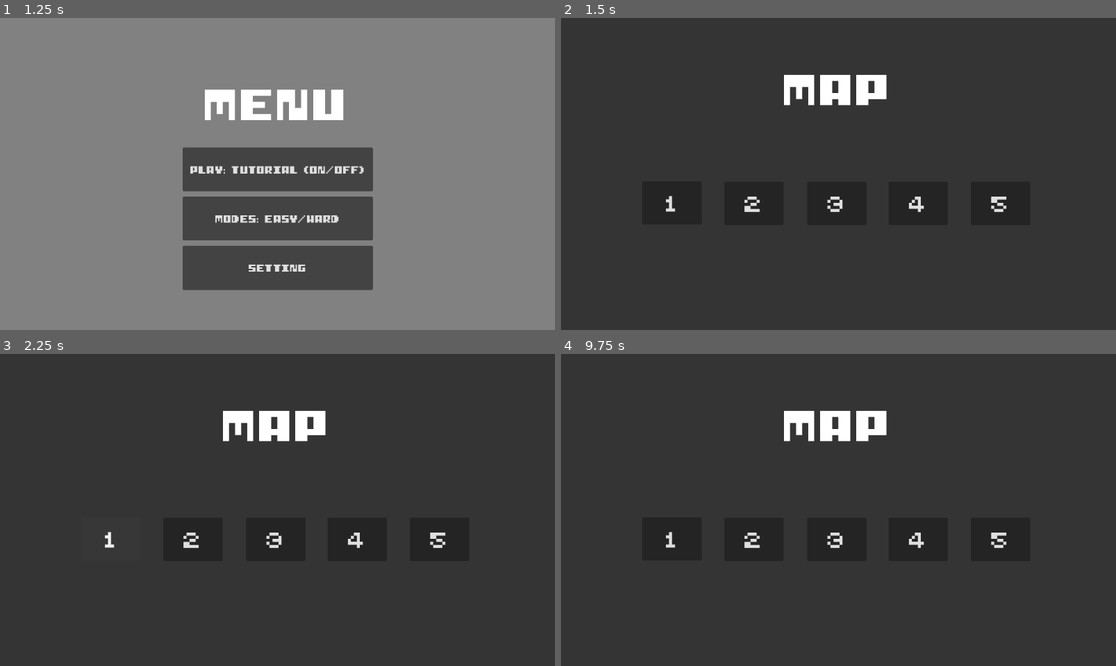
Above: before the commit, frames 1-4 (two rows, left to right).
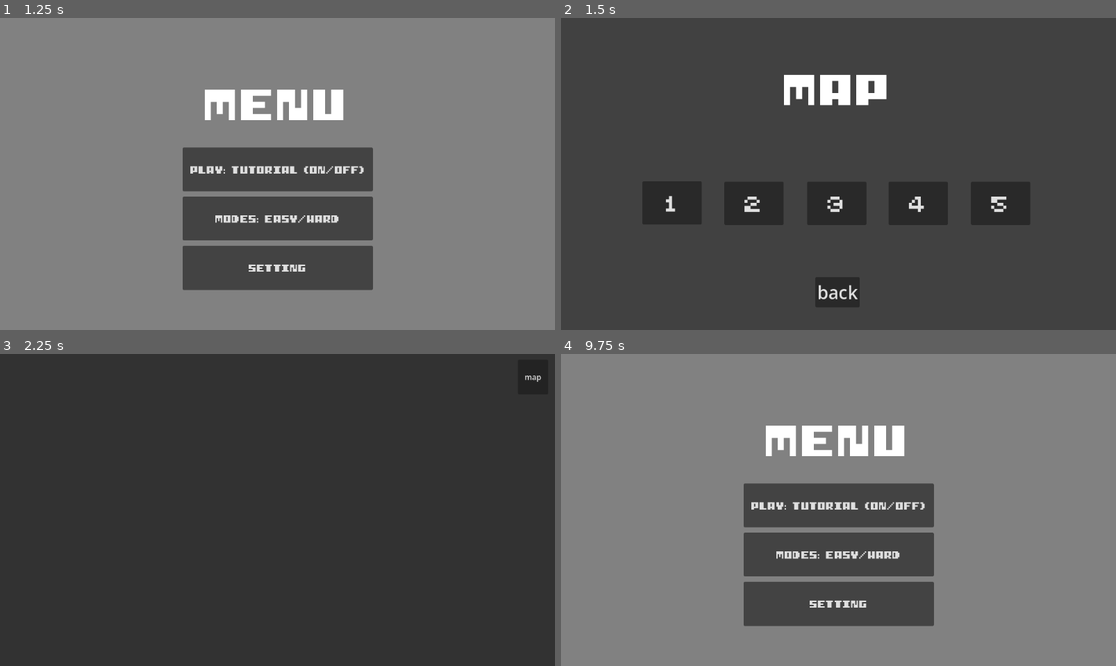
Above: after the commit, the same moments.

Repository: Hikmah999/Hikmah12DGT
Game: Godot game, scene res://scenes/homescreen.tscn
Two runs of this game, one before a commit and one after it. Both use one fixed random seed, a clock stepped at 60 frames per second and the inputs below.
Inputs (mouse positions are in pixels of both pictures, inside the frame that each line leads up to):
- Up to frame 1 (1.25 s): click "START" at 0.5 s
- Up to frame 2 (1.5 s): click "PLAY: TUTORIAL (ON/OFF)" at 1.25 s
- Up to frame 3 (2.25 s): click "1" at 2 s
- Up to frame 4 (9.75 s): click (1093, 375) at 2.75 s, where only the run after the commit has a clickable "map"; click "2" at 3.5 s; click (1093, 375) at 4.25 s, where only the run after the commit has a clickable "map"; click "3" at 5 s; click (1093, 375) at 5.75 s, where only the run after the commit has a clickable "map"; click "4" at 6.5 s; click (1093, 375) at 7.25 s, where only the run after the commit has a clickable "map"; click "5" at 8 s; click (1093, 375) at 8.75 s, where only the run after the commit has a clickable "map"; click (838, 628) at 9.5 s, where only the run after the commit has a clickable "back"

Frame 1 is identical in both runs. In frame 2, 0.1% of the frame differs, in the area x 46-54%, y 85-91%; in frame 3, 1.8%; in frame 4, 89%, in the area x 0-100%, y 0-100%.

Commit message:
9/06/2026 changes
map connections

Diff:
--- /dev/null
+++ b/new-game-project/back_to_menu.gd
@@ -0,0 +1,15 @@
+extends Button
+
+
+# Called when the node enters the scene tree for the first time.
+func _ready() -> void:
+	pass # Replace with function body.
+
+
+# Called every frame. 'delta' is the elapsed time since the previous frame.
+func _process(delta: float) -> void:
+	pass
+
+
+func _on_pressed() -> void:
+	get_tree().change_scene_to_file("res://menu.tscn")
--- a/new-game-project/level_1.tscn
+++ b/new-game-project/level_1.tscn
@@ -1,4 +1,6 @@
 [gd_scene format=3 uid="uid://l1dhtqji1d6x"]
+
+[ext_resource type="Script" uid="uid://cga8t7fc2xrgi" path="res://level_1_map.gd" id="1_3hls8"]
 
 [node name="Level 1" type="Control" unique_id=74430685]
 layout_mode = 3
@@ -7,3 +9,23 @@
 anchor_bottom = 1.0
 grow_horizontal = 2
 grow_vertical = 2
+
+[node name="ColorRect" type="ColorRect" parent="." unique_id=1468039462]
+layout_mode = 1
+anchors_preset = 15
+anchor_right = 1.0
+anchor_bottom = 1.0
+grow_horizontal = 2
+grow_vertical = 2
+color = Color(0.19793725, 0.19793722, 0.19793722, 1)
+
+[node name="level 1 map" type="Button" parent="." unique_id=1009447165]
+layout_mode = 0
+offset_left = 1075.0
+offset_top = 12.0
+offset_right = 1138.0
+offset_bottom = 84.0
+text = "map"
+script = ExtResource("1_3hls8")
+
+[connection signal="pressed" from="level 1 map" to="level 1 map" method="_on_pressed"]
--- /dev/null
+++ b/new-game-project/level_1_button.gd
@@ -0,0 +1,15 @@
+extends Button
+
+
+# Called when the node enters the scene tree for the first time.
+func _ready() -> void:
+	pass # Replace with function body.
+
+
+# Called every frame. 'delta' is the elapsed time since the previous frame.
+func _process(delta: float) -> void:
+	pass
+
+
+func _on_pressed() -> void:
+	get_tree().change_scene_to_file("res://level_1.tscn")
--- /dev/null
+++ b/new-game-project/level_1_map.gd
@@ -0,0 +1,15 @@
+extends Button
+
+
+# Called when the node enters the scene tree for the first time.
+func _ready() -> void:
+	pass # Replace with function body.
+
+
+# Called every frame. 'delta' is the elapsed time since the previous frame.
+func _process(delta: float) -> void:
+	pass
+
+
+func _on_pressed() -> void:
+	get_tree().change_scene_to_file("res://map.tscn")
--- a/new-game-project/level_2.tscn
+++ b/new-game-project/level_2.tscn
@@ -1,9 +1,31 @@
 [gd_scene format=3 uid="uid://b16cmc86ys7qa"]
 
-[node name="Control" type="Control" unique_id=1157338586]
+[ext_resource type="Script" uid="uid://dy135h53u1tio" path="res://level_2_map.gd" id="1_jg0dc"]
+
+[node name="level2" type="Control" unique_id=1157338586]
 layout_mode = 3
 anchors_preset = 15
 anchor_right = 1.0
 anchor_bottom = 1.0
 grow_horizontal = 2
 grow_vertical = 2
+
+[node name="ColorRect" type="ColorRect" parent="." unique_id=1536072205]
+layout_mode = 1
+anchors_preset = 15
+anchor_right = 1.0
+anchor_bottom = 1.0
+grow_horizontal = 2
+grow_vertical = 2
+color = Color(0.22670749, 0.22670749, 0.22670746, 1)
+
+[node name="level 2 map" type="Button" parent="." unique_id=1630020799]
+layout_mode = 0
+offset_left = 1075.0
+offset_top = 12.0
+offset_right = 1138.0
+offset_bottom = 84.0
+text = "map"
+script = ExtResource("1_jg0dc")
+
+[connection signal="pressed" from="level 2 map" to="level 2 map" method="_on_pressed"]
--- /dev/null
+++ b/new-game-project/level_2_button.gd
@@ -0,0 +1,15 @@
+extends Button
+
+
+# Called when the node enters the scene tree for the first time.
+func _ready() -> void:
+	pass # Replace with function body.
+
+
+# Called every frame. 'delta' is the elapsed time since the previous frame.
+func _process(delta: float) -> void:
+	pass
+
+
+func _on_pressed() -> void:
+	get_tree().change_scene_to_file("res://level_2.tscn")
--- /dev/null
+++ b/new-game-project/level_2_map.gd
@@ -0,0 +1,15 @@
+extends Button
+
+
+# Called when the node enters the scene tree for the first time.
+func _ready() -> void:
+	pass # Replace with function body.
+
+
+# Called every frame. 'delta' is the elapsed time since the previous frame.
+func _process(delta: float) -> void:
+	pass
+
+
+func _on_pressed() -> void:
+	get_tree().change_scene_to_file("res://map.tscn")
--- a/new-game-project/level_3.tscn
+++ b/new-game-project/level_3.tscn
@@ -1,9 +1,31 @@
 [gd_scene format=3 uid="uid://dhrlh58k2ijcx"]
 
-[node name="Control" type="Control" unique_id=2100149786]
+[ext_resource type="Script" uid="uid://b6iedmfe5u7vh" path="res://level_3_map.gd" id="1_ayd5w"]
+
+[node name="level 3" type="Control" unique_id=2100149786]
 layout_mode = 3
 anchors_preset = 15
 anchor_right = 1.0
 anchor_bottom = 1.0
 grow_horizontal = 2
 grow_vertical = 2
+
+[node name="ColorRect" type="ColorRect" parent="." unique_id=1328408373]
+layout_mode = 1
+anchors_preset = 15
+anchor_right = 1.0
+anchor_bottom = 1.0
+grow_horizontal = 2
+grow_vertical = 2
+color = Color(0.19434929, 0.19434926, 0.19434926, 1)
+
+[node name="level 3 map" type="Button" parent="." unique_id=681659180]
+layout_mode = 0
+offset_left = 1075.0
+offset_top = 12.0
+offset_right = 1138.0
+offset_bottom = 84.0
+text = "map"
+script = ExtResource("1_ayd5w")
+
+[connection signal="pressed" from="level 3 map" to="level 3 map" method="_on_pressed"]
--- /dev/null
+++ b/new-game-project/level_3_button.gd
@@ -0,0 +1,15 @@
+extends Button
+
+
+# Called when the node enters the scene tree for the first time.
+func _ready() -> void:
+	pass # Replace with function body.
+
+
+# Called every frame. 'delta' is the elapsed time since the previous frame.
+func _process(delta: float) -> void:
+	pass
+
+
+func _on_pressed() -> void:
+	get_tree().change_scene_to_file("res://level_3.tscn")
--- /dev/null
+++ b/new-game-project/level_3_map.gd
@@ -0,0 +1,15 @@
+extends Button
+
+
+# Called when the node enters the scene tree for the first time.
+func _ready() -> void:
+	pass # Replace with function body.
+
+
+# Called every frame. 'delta' is the elapsed time since the previous frame.
+func _process(delta: float) -> void:
+	pass
+
+
+func _on_pressed() -> void:
+	get_tree().change_scene_to_file("res://map.tscn")
--- a/new-game-project/level_4.tscn
+++ b/new-game-project/level_4.tscn
@@ -1,9 +1,31 @@
 [gd_scene format=3 uid="uid://bp5xqx0p6pvql"]
 
-[node name="level4" type="Control" unique_id=707994456]
+[ext_resource type="Script" uid="uid://1v5u4coiokng" path="res://level_4_map.gd" id="1_5pu08"]
+
+[node name="level 4" type="Control" unique_id=707994456]
 layout_mode = 3
 anchors_preset = 15
 anchor_right = 1.0
 anchor_bottom = 1.0
 grow_horizontal = 2
 grow_vertical = 2
+
+[node name="ColorRect" type="ColorRect" parent="." unique_id=651273148]
+layout_mode = 1
+anchors_preset = 15
+anchor_right = 1.0
+anchor_bottom = 1.0
+grow_horizontal = 2
+grow_vertical = 2
+color = Color(0.18000486, 0.18000486, 0.18000486, 1)
+
+[node name="level 4 map" type="Button" parent="." unique_id=1876695450]
+layout_mode = 0
+offset_left = 1075.0
+offset_top = 12.0
+offset_right = 1138.0
+offset_bottom = 84.0
+text = "map"
+script = ExtResource("1_5pu08")
+
+[connection signal="pressed" from="level 4 map" to="level 4 map" method="_on_pressed"]
--- /dev/null
+++ b/new-game-project/level_4_button.gd
@@ -0,0 +1,15 @@
+extends Button
+
+
+# Called when the node enters the scene tree for the first time.
+func _ready() -> void:
+	pass # Replace with function body.
+
+
+# Called every frame. 'delta' is the elapsed time since the previous frame.
+func _process(delta: float) -> void:
+	pass
+
+
+func _on_pressed() -> void:
+	get_tree().change_scene_to_file("res://level_4.tscn")
--- /dev/null
+++ b/new-game-project/level_4_map.gd
@@ -0,0 +1,15 @@
+extends Button
+
+
+# Called when the node enters the scene tree for the first time.
+func _ready() -> void:
+	pass # Replace with function body.
+
+
+# Called every frame. 'delta' is the elapsed time since the previous frame.
+func _process(delta: float) -> void:
+	pass
+
+
+func _on_pressed() -> void:
+	get_tree().change_scene_to_file("res://map.tscn")
--- a/new-game-project/level_5.tscn
+++ b/new-game-project/level_5.tscn
@@ -1,9 +1,31 @@
 [gd_scene format=3 uid="uid://cp74qto3fhp5w"]
 
-[node name="Control" type="Control" unique_id=1927854611]
+[ext_resource type="Script" uid="uid://dl6k5of6pge73" path="res://level_5_map.gd" id="1_t3h5c"]
+
+[node name="level 5" type="Control" unique_id=1927854611]
 layout_mode = 3
 anchors_preset = 15
 anchor_right = 1.0
 anchor_bottom = 1.0
 grow_horizontal = 2
 grow_vertical = 2
+
+[node name="ColorRect" type="ColorRect" parent="." unique_id=245759294]
+layout_mode = 1
+anchors_preset = 15
+anchor_right = 1.0
+anchor_bottom = 1.0
+grow_horizontal = 2
+grow_vertical = 2
+color = Color(0.23031491, 0.23031494, 0.23031494, 1)
+
+[node name="level 5 map" type="Button" parent="." unique_id=466567942]
+layout_mode = 0
+offset_left = 1075.0
+offset_top = 12.0
+offset_right = 1138.0
+offset_bottom = 84.0
+text = "map"
+script = ExtResource("1_t3h5c")
+
+[connection signal="pressed" from="level 5 map" to="level 5 map" method="_on_pressed"]
--- /dev/null
+++ b/new-game-project/level_5_button.gd
@@ -0,0 +1,15 @@
+extends Button
+
+
+# Called when the node enters the scene tree for the first time.
+func _ready() -> void:
+	pass # Replace with function body.
+
+
+# Called every frame. 'delta' is the elapsed time since the previous frame.
+func _process(delta: float) -> void:
+	pass
+
+
+func _on_pressed() -> void:
+	get_tree().change_scene_to_file("res://level_5.tscn")
--- /dev/null
+++ b/new-game-project/level_5_map.gd
@@ -0,0 +1,15 @@
+extends Button
+
+
+# Called when the node enters the scene tree for the first time.
+func _ready() -> void:
+	pass # Replace with function body.
+
+
+# Called every frame. 'delta' is the elapsed time since the previous frame.
+func _process(delta: float) -> void:
+	pass
+
+
+func _on_pressed() -> void:
+	get_tree().change_scene_to_file("res://map.tscn")
--- a/new-game-project/map.tscn
+++ b/new-game-project/map.tscn
@@ -1,6 +1,12 @@
 [gd_scene format=3 uid="uid://2i40l6ds35ry"]
 
 [ext_resource type="FontFile" uid="uid://kakemuqg7gk7" path="res://I-pixel-u.ttf" id="1_c7s6e"]
+[ext_resource type="Script" uid="uid://dq0xju2mnp0uk" path="res://level_1_button.gd" id="2_wijl4"]
+[ext_resource type="Script" uid="uid://c8c123eldqc03" path="res://level_2_button.gd" id="3_71pa8"]
+[ext_resource type="Script" uid="uid://b08rojgjmj4r2" path="res://level_3_button.gd" id="4_05x41"]
+[ext_resource type="Script" uid="uid://bxr4mx1p4cf34" path="res://level_4_button.gd" id="5_gqbix"]
+[ext_resource type="Script" uid="uid://ce5efnlfhcf86" path="res://level_5_button.gd" id="6_oysan"]
+[ext_resource type="Script" uid="uid://ch46i5nfqkjxv" path="res://back_to_menu.gd" id="7_sb2pt"]
 
 [node name="Map" type="Control" unique_id=1549261769]
 layout_mode = 3
@@ -17,9 +23,9 @@
 anchor_bottom = 1.0
 grow_horizontal = 2
 grow_vertical = 2
-color = Color(0.20511743, 0.20511743, 0.20511743, 1)
+color = Color(0.25565878, 0.2556588, 0.25565875, 1)
 
-[node name="Button" type="Button" parent="." unique_id=1549769767]
+[node name="level 1 Button" type="Button" parent="." unique_id=1549769767]
 layout_mode = 0
 offset_left = 169.0
 offset_top = 339.0
@@ -28,8 +34,9 @@
 theme_override_fonts/font = ExtResource("1_c7s6e")
 theme_override_font_sizes/font_size = 50
 text = "1"
+script = ExtResource("2_wijl4")
 
-[node name="Button2" type="Button" parent="." unique_id=1558336174]
+[node name="level 2 Button" type="Button" parent="." unique_id=1558336174]
 layout_mode = 0
 offset_left = 339.0
 offset_top = 340.0
@@ -38,8 +45,9 @@
 theme_override_fonts/font = ExtResource("1_c7s6e")
 theme_override_font_sizes/font_size = 50
 text = "2"
+script = ExtResource("3_71pa8")
 
-[node name="Button3" type="Button" parent="." unique_id=528200395]
+[node name="level 3 Button" type="Button" parent="." unique_id=528200395]
 layout_mode = 0
 offset_left = 511.0
 offset_top = 340.0
@@ -48,8 +56,9 @@
 theme_override_fonts/font = ExtResource("1_c7s6e")
 theme_override_font_sizes/font_size = 50
 text = "3"
+script = ExtResource("4_05x41")
 
-[node name="Button4" type="Button" parent="." unique_id=887340455]
+[node name="level 4 Button" type="Button" parent="." unique_id=887340455]
 layout_mode = 0
 offset_left = 680.0
 offset_top = 340.0
@@ -58,8 +67,9 @@
 theme_override_fonts/font = ExtResource("1_c7s6e")
 theme_override_font_sizes/font_size = 50
 text = "4"
+script = ExtResource("5_gqbix")
 
-[node name="Button5" type="Button" parent="." unique_id=1482645430]
+[node name="level 5 Button" type="Button" parent="." unique_id=1482645430]
 layout_mode = 0
 offset_left = 851.0
 offset_top = 340.0
@@ -68,6 +78,7 @@
 theme_override_fonts/font = ExtResource("1_c7s6e")
 theme_override_font_sizes/font_size = 50
 text = "5"
+script = ExtResource("6_oysan")
 
 [node name="Label" type="Label" parent="." unique_id=1746241107]
 layout_mode = 0
@@ -78,3 +89,24 @@
 theme_override_fonts/font = ExtResource("1_c7s6e")
 theme_override_font_sizes/font_size = 100
 text = "MAP"
+
+[node name="back to menu" type="Button" parent="." unique_id=230717478]
+layout_mode = 1
+anchors_preset = 1
+anchor_left = 1.0
+anchor_right = 1.0
+offset_left = -624.0
+offset_top = 538.0
+offset_right = -532.0
+offset_bottom = 601.0
+grow_horizontal = 0
+theme_override_font_sizes/font_size = 37
+text = "back"
+script = ExtResource("7_sb2pt")
+
+[connection signal="pressed" from="level 1 Button" to="level 1 Button" method="_on_pressed"]
+[connection signal="pressed" from="level 2 Button" to="level 2 Button" method="_on_pressed"]
+[connection signal="pressed" from="level 3 Button" to="level 3 Button" method="_on_pressed"]
+[connection signal="pressed" from="level 4 Button" to="level 4 Button" method="_on_pressed"]
+[connection signal="pressed" from="level 5 Button" to="level 5 Button" method="_on_pressed"]
+[connection signal="pressed" from="back to menu" to="back to menu" method="_on_pressed"]
Not shown, added: new-game-project/back_to_menu.gd.uid
Not shown, added: new-game-project/level_1_button.gd.uid
Not shown, added: new-game-project/level_1_map.gd.uid
Not shown, added: new-game-project/level_2_button.gd.uid
Not shown, added: new-game-project/level_2_map.gd.uid
Not shown, added: new-game-project/level_3_button.gd.uid
Not shown, added: new-game-project/level_3_map.gd.uid
Not shown, added: new-game-project/level_4_button.gd.uid
Not shown, added: new-game-project/level_4_map.gd.uid
Not shown, added: new-game-project/level_5_button.gd.uid
Not shown, added: new-game-project/level_5_map.gd.uid
